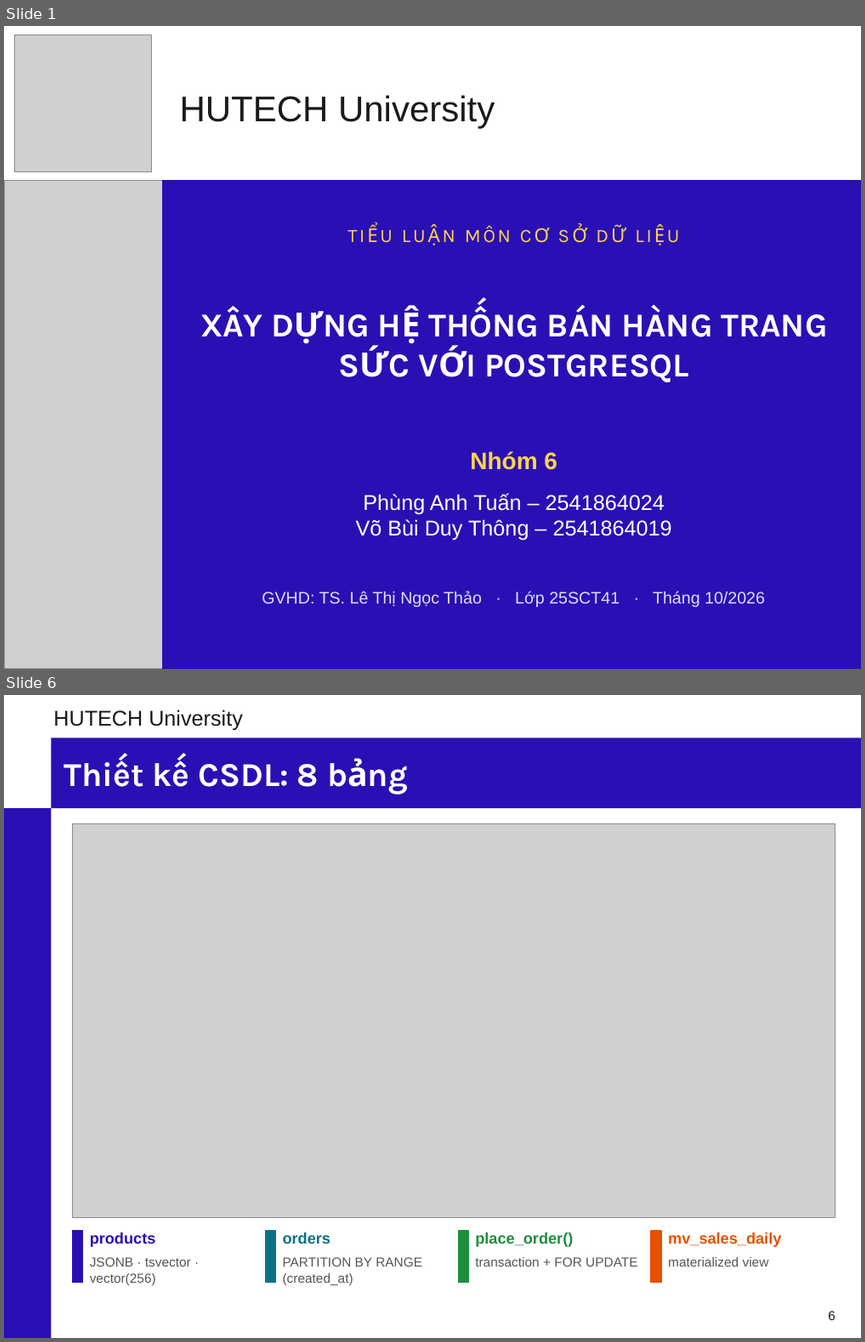
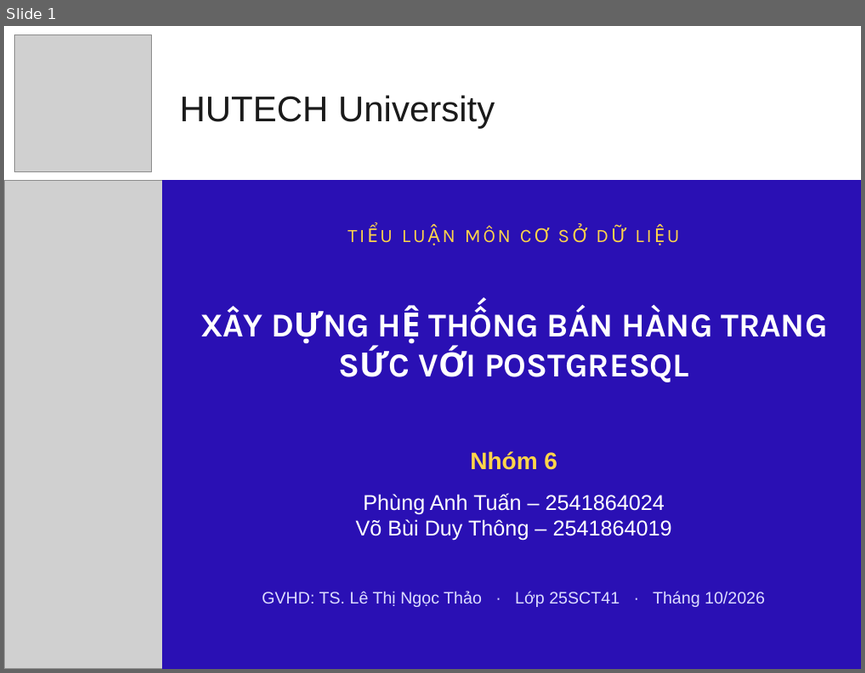
Before and after one commit to phunganhtuan123/master-csdl, a slide deck: docs/Slide_CSDL_Nhom6_PostgreSQL.pptx. Shown one above the other, each under a label of ours: slides 1 and 6 before the commit, slide 1 after it; the slides between them are not shown. The pictures are 865x1342 and 865x673 pixels, drawn with LibreOffice and Linux fonts; fonts in the diff are those of the drawing; grey boxes stand for pictures; background and template pictures are left out. Boxes give left, top, right and bottom in pixels: in the first picture for what was removed or moved away, otherwise in the second. Text is boxed around its words. In the diff, an @@ line names an element or a change of style, - is before the commit and + after.

Commit message:
Slide: sơ đồ kiến trúc & ERD vẽ bằng shape, chỉ báo phần 1-6 trên mỗi slide, gộp index vào Thiết kế CSDL

```diff
--- a/docs/Slide_CSDL_Nhom6_PostgreSQL.pptx
+++ b/docs/Slide_CSDL_Nhom6_PostgreSQL.pptx
@@ slide 6 removed at box(4, 695, 861, 1338), background #FFFFFF @@
@@ text removed at box(53, 709, 243, 731) @@
-HUTECH University
@@ rectangle removed at box(51, 737, 861, 808) @@
@@ title removed at box(153, 763, 318, 787) @@
-Thiết kế CSDL: 8 bảng
@@ rectangle removed at box(4, 808, 51, 1338) @@
@@ picture removed at box(73, 823, 835, 1218) @@
@@ rectangle removed at box(73, 1231, 83, 1281) @@
@@ text removed at box(90, 1231, 156, 1247) @@
-products
@@ rectangle removed at box(265, 1231, 276, 1281) @@
@@ text removed at box(283, 1231, 331, 1243) @@
-orders
@@ rectangle removed at box(458, 1231, 468, 1281) @@
@@ text removed at box(475, 1231, 573, 1247) @@
-place_order()
@@ rectangle removed at box(651, 1231, 661, 1281) @@
@@ text removed at box(668, 1231, 781, 1247) @@
-mv_sales_daily
@@ text removed at box(90, 1257, 191, 1285) @@
-JSONB · tsvector · vector(256)
@@ text removed at box(283, 1257, 422, 1285) @@
-PARTITION BY RANGE (created_at)
@@ text removed at box(475, 1257, 637, 1266) @@
-transaction + FOR UPDATE
@@ text removed at box(668, 1257, 769, 1266) @@
-materialized view
@@ page number removed at box(828, 1310, 835, 1320) @@
-6
```
Also in this commit, not shown: 14 slides changed, 2 slides added, 1 other slide removed, 2 other files.
